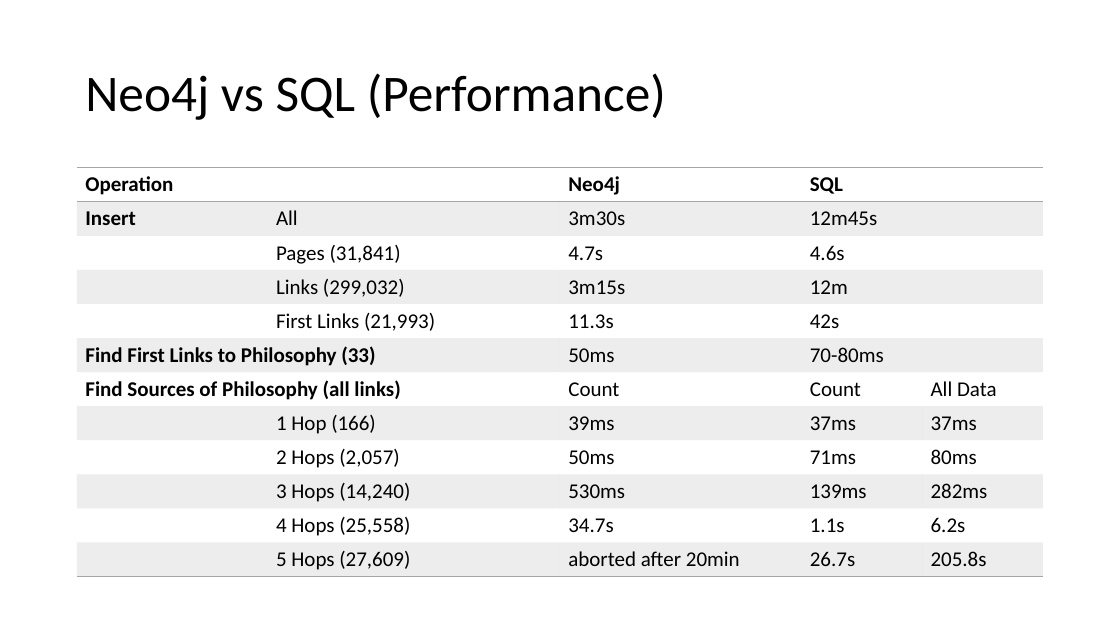
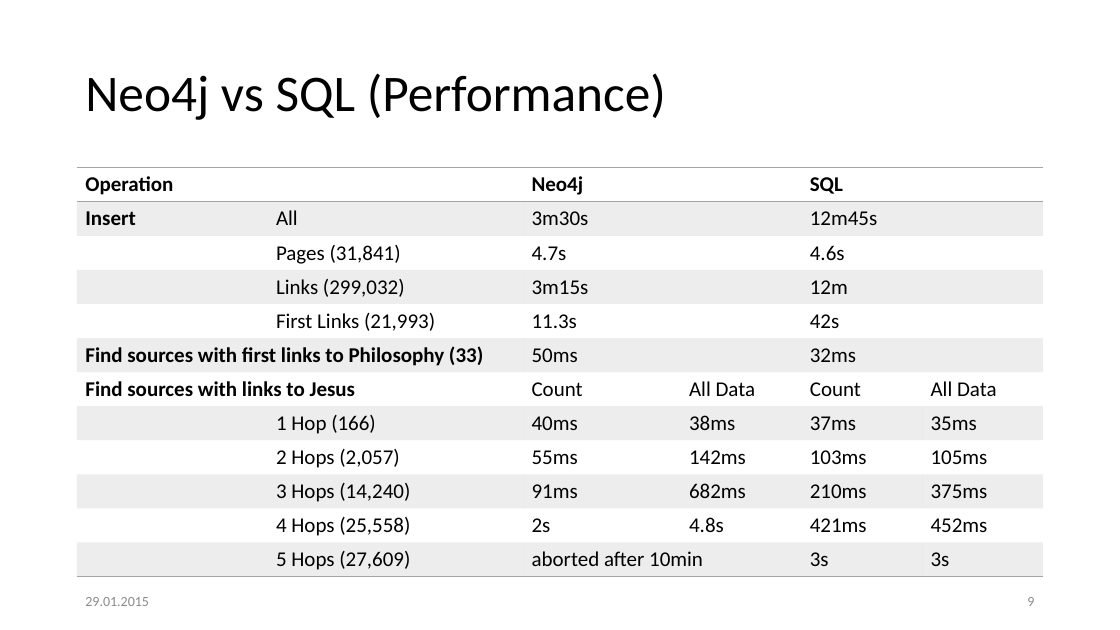
Before and after one commit to bernhardmgruber/philosophywiki, a slide deck: slide 9 of doc/presentation/Presentation.pptx. Drawn at 1120x630 pixels with LibreOffice and Linux fonts; fonts in the diff are those of the drawing. Boxes give left, top, right and bottom in pixels: in the first picture for what was removed or moved away, otherwise in the second. Text is boxed around its words. In the diff, an @@ line names an element or a change of style, - is before the commit and + after.

```diff
--- a/doc/presentation/Presentation.pptx
+++ b/doc/presentation/Presentation.pptx
@@ table at <box>77,168,1044,577</box> @@
-column 1, row 6: Find First Links to Philosophy (33)
+column 1, row 6: Find sources with first links to Philosophy (33)
-column 1, row 7: Find Sources of Philosophy (all links)
+column 1, row 7: Find sources with links to Jesus
-column 3: Neo4j | 3m30s | 4.7s | 3m15s | 11.3s | 50ms | Count | 39ms | 50ms | 530ms | 34.7s | aborted after 20min
-column 4: SQL | 12m45s | 4.6s | 12m | 42s | 70-80ms | Count | 37ms | 71ms | 139ms | 1.1s | 26.7s
-column 5:  |  |  |  |  |  | All Data | 37ms | 80ms | 282ms | 6.2s | 205.8s
+column 3: Neo4j | 3m30s | 4.7s | 3m15s | 11.3s | 50ms | Count | 40ms | 55ms | 91ms | 2s | aborted after 10min
+column 4:  |  |  |  |  |  | All Data | 38ms | 142ms | 682ms | 4.8s | 
+column 5: SQL | 12m45s | 4.6s | 12m | 42s | 32ms | Count | 37ms | 103ms | 210ms | 421ms | 3s
+column 6:  |  |  |  |  |  | All Data | 35ms | 105ms | 375ms | 452ms | 3s
@@ text added at <box>85,597,149,606</box>, 12 pt, text #8C8C8C @@
+29.01.2015
@@ page number added at <box>1027,597,1034,606</box>, 12 pt, text #8C8C8C @@
+9
```
Also in this commit, not shown: 9 other slides changed, 3 other files.
